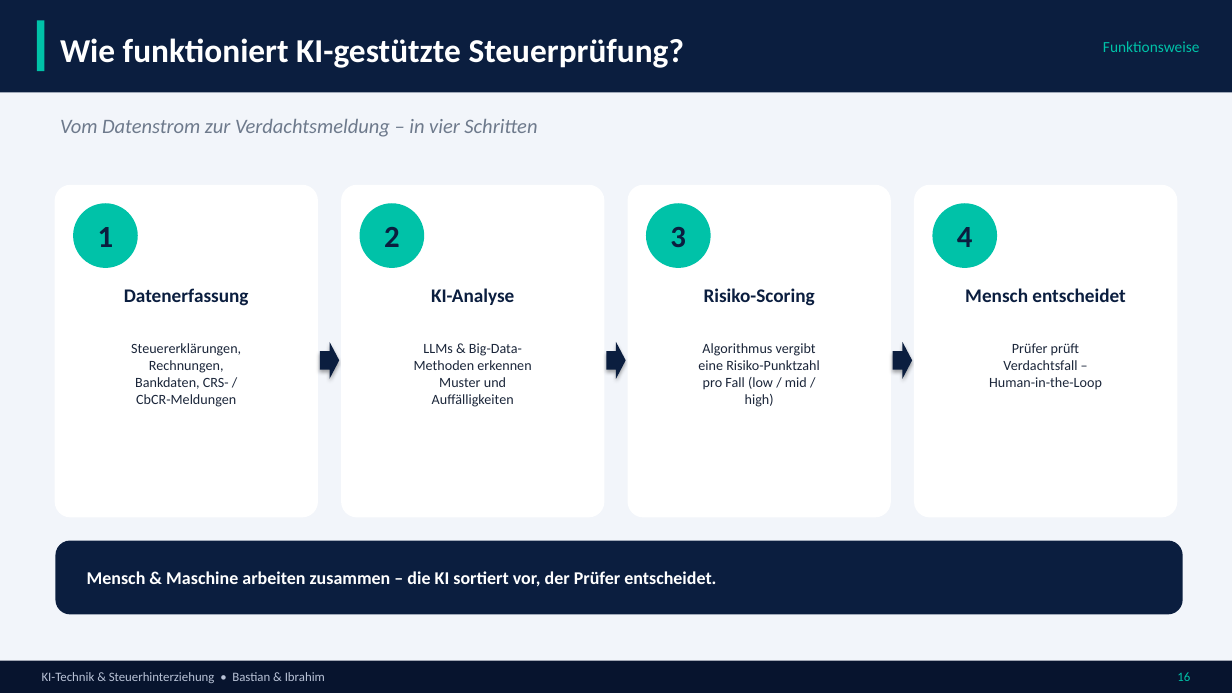
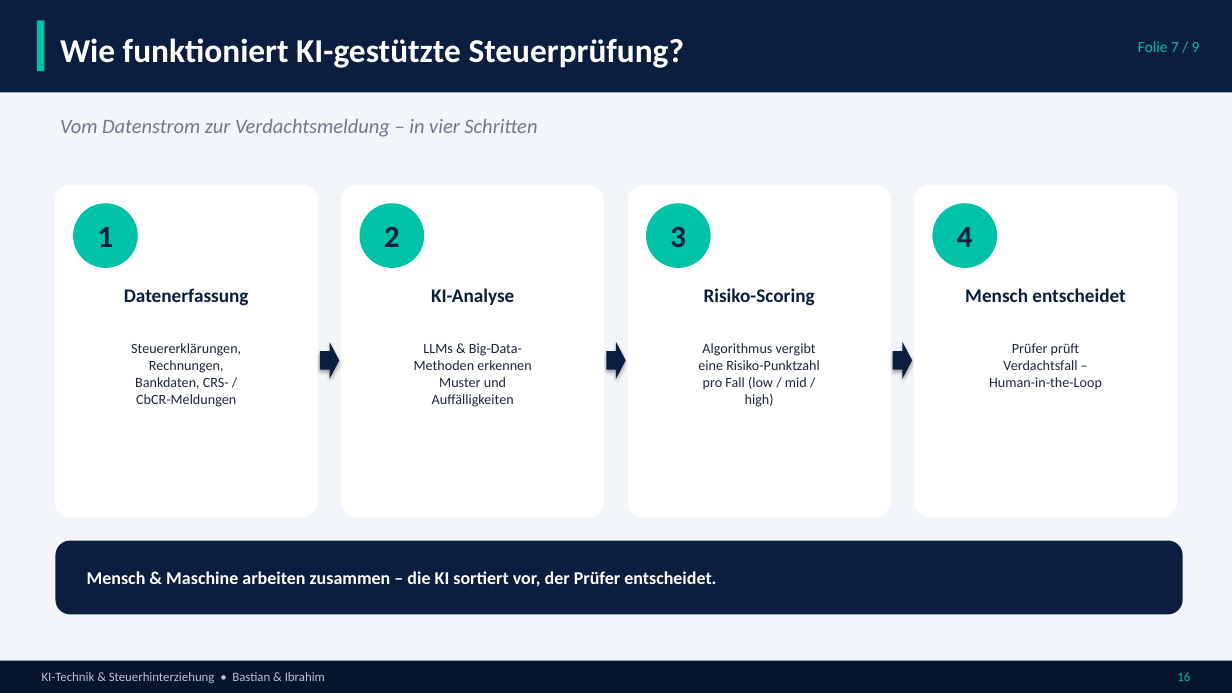
Before and after one commit to brahimkhaleel818-prog/claude-projekt, a slide deck: slide 16 of output/KI_Steuerhinterziehung_NEU.pptx. Drawn at 1232x693 pixels with LibreOffice and Linux fonts; fonts in the diff are those of the drawing. Boxes give left, top, right and bottom in pixels: in the first picture for what was removed or moved away, otherwise in the second. Text is boxed around its words. In the diff, an @@ line names an element or a change of style, - is before the commit and + after.

```diff
--- a/output/KI_Steuerhinterziehung_NEU.pptx
+++ b/output/KI_Steuerhinterziehung_NEU.pptx
@@ text at [1138, 41, 1200, 52]: text changed @@
-Funktionsweise
+Folie 7 / 9
```
Also in this commit, not shown: 16 other slides changed.
